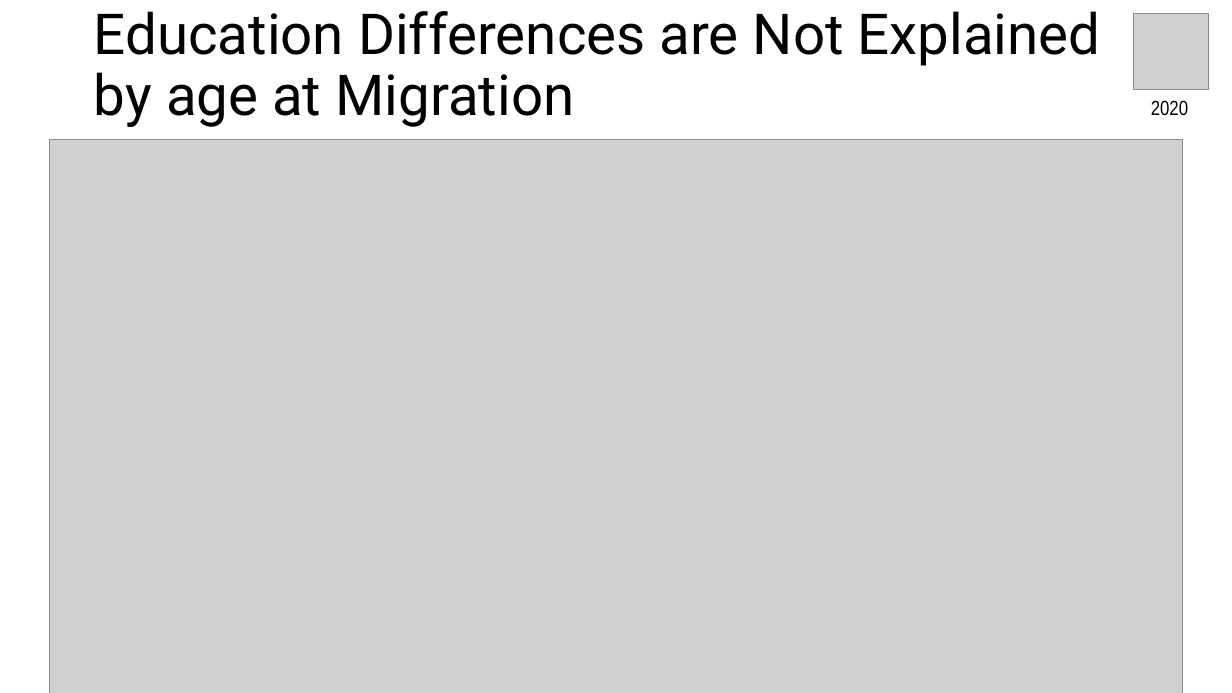
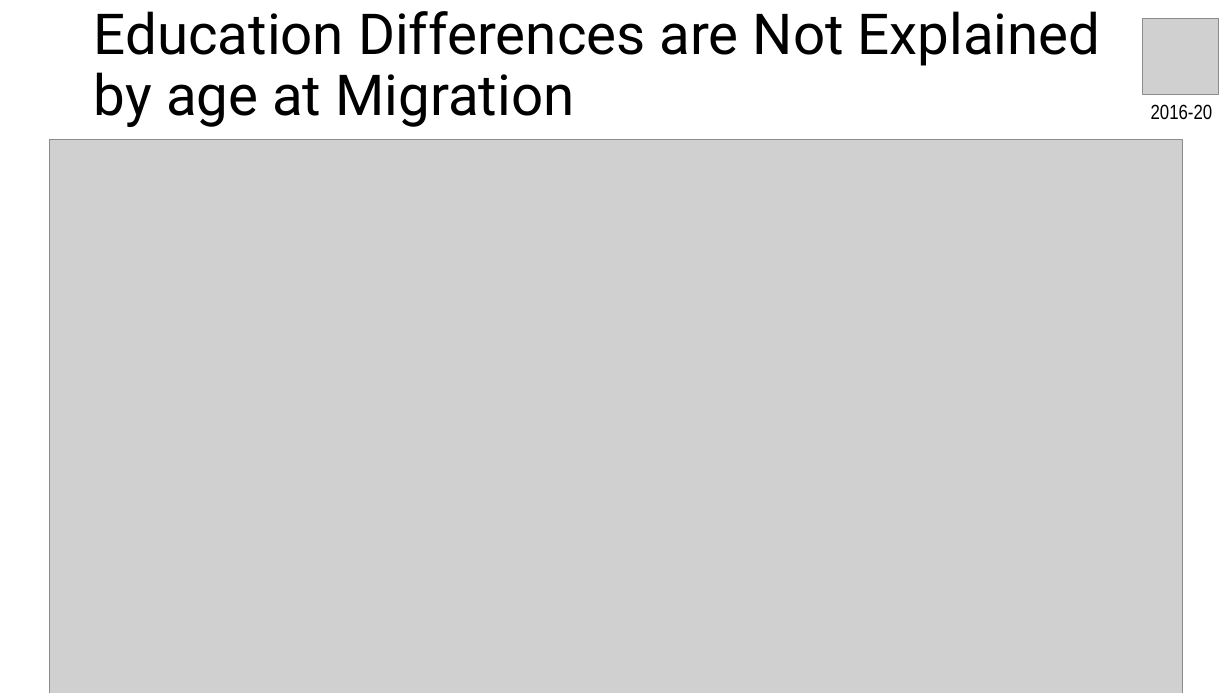
Before and after one commit to chrissoria/international_migration_ses, a slide deck: slide 11 of presentation/PAA_2025.pptx. Drawn at 1232x693 pixels with LibreOffice and Linux fonts; fonts in the diff are those of the drawing; grey boxes stand for pictures. Boxes give left, top, right and bottom in pixels: in the first picture for what was removed or moved away, otherwise in the second. Text is boxed around its words. In the diff, an @@ line names an element or a change of style, - is before the commit and + after.

```diff
--- a/presentation/PAA_2025.pptx
+++ b/presentation/PAA_2025.pptx
@@ picture: place and size @@
-picture at (1133,13,1209,89)
+picture at (1143,18,1219,94)
@@ text removed at (1151,100,1188,116) @@
-2020
@@ text added at (1151,104,1213,120), 16 pt, text #000000 @@
+2016-20
```
Also in this commit, not shown: 10 other slides changed, 28 other files.
